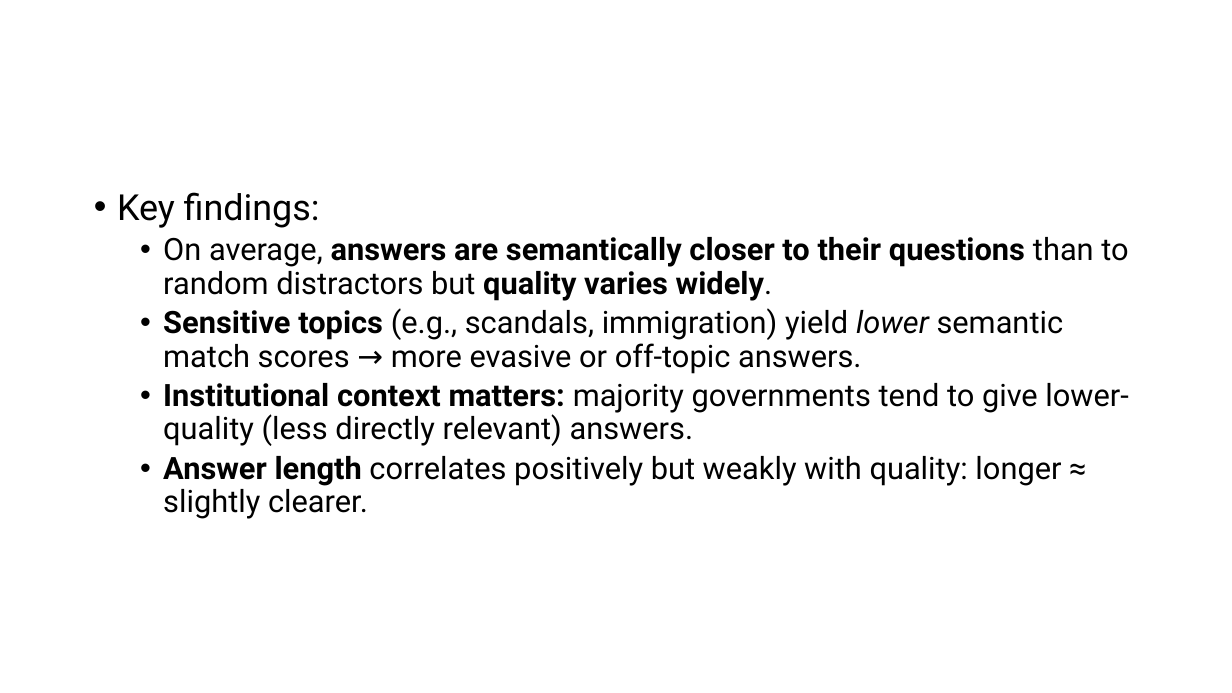
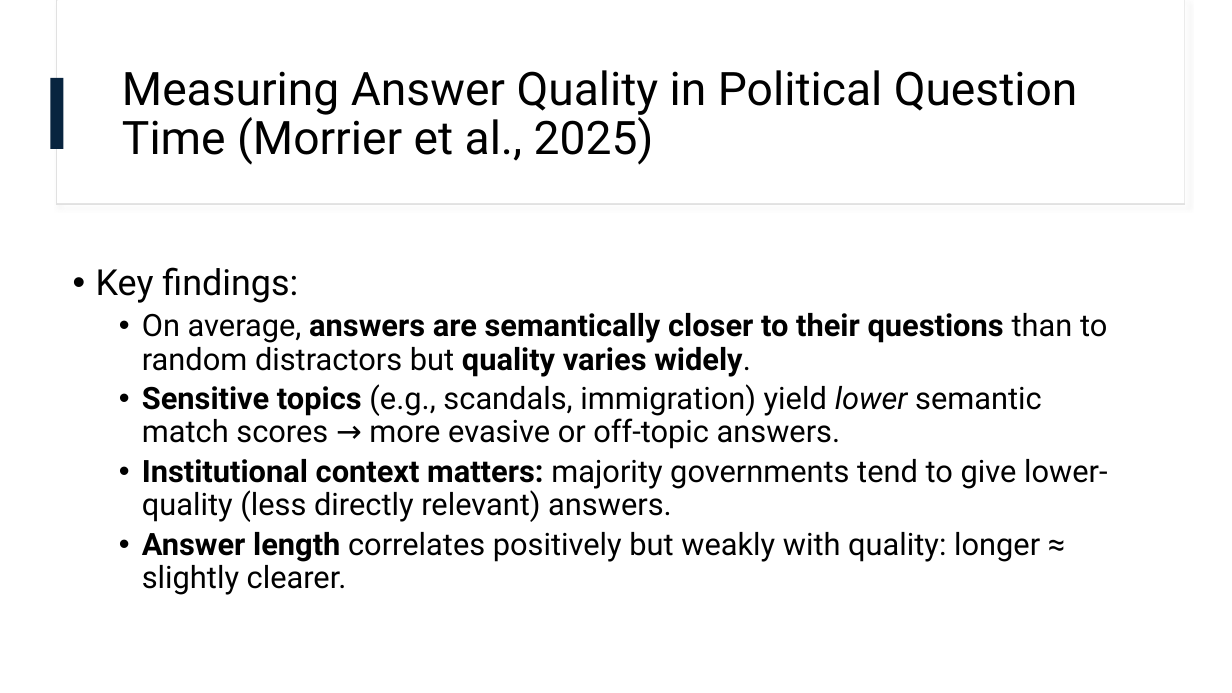
Before and after one commit to omarelbeltagy/clarity, a slide deck: slide 16 of literature/literature edited.pptx. Drawn at 1232x693 pixels with LibreOffice and Linux fonts; fonts in the diff are those of the drawing. Boxes give left, top, right and bottom in pixels: in the first picture for what was removed or moved away, otherwise in the second. Text is boxed around its words. In the diff, an @@ line names an element or a change of style, - is before the commit and + after.

Commit message:
Unify powerpoint formatting

```diff
--- a/literature/literature edited.pptx
+++ b/literature/literature edited.pptx
@@ rectangle added at <box>56,0,1185,204</box>, fill #FFFFFF, outline #E1E1E1 1 pt @@
@@ rectangle added at <box>57,0,1185,203</box>, fill #FFFFFF @@
@@ rectangle added at <box>51,78,64,149</box>, fill #08243F @@
@@ title added at <box>122,70,1078,165</box>, 36 pt, text #000000 @@
+Measuring Answer Quality in Political Question Time (Morrier et al., 2025)
@@ text "Key findings:": place and size @@
-text "Key findings:" at <box>117,192,1128,519</box>
+text "Key findings:" at <box>96,267,1107,595</box>
@@ text "Key findings:" at <box>96,267,1107,595</box>: vertical alignment top to middle @@
```
Also in this commit, not shown: 6 other slides changed.
